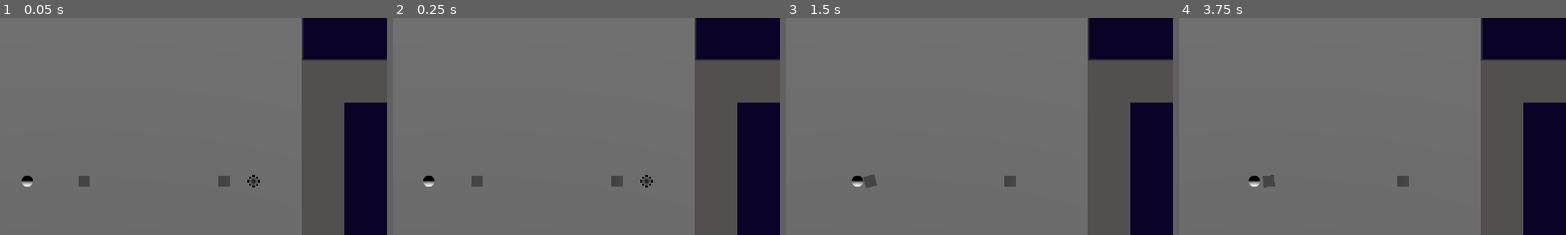
Above: before the commit, frames 1-4 (left to right).
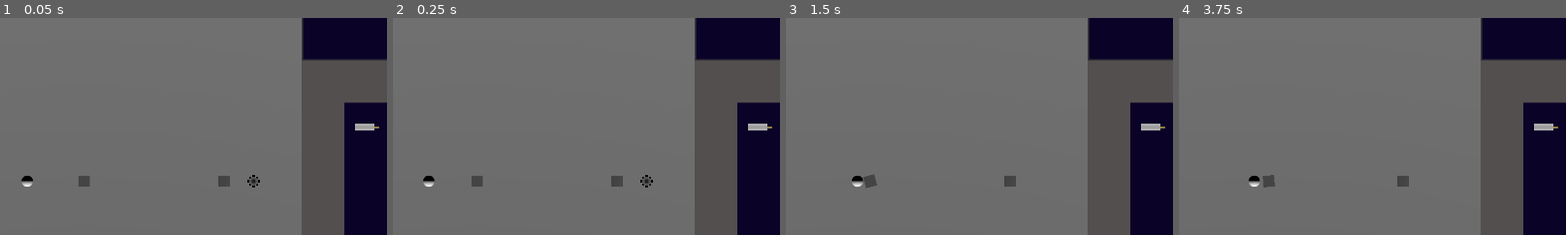
Above: after the commit, the same moments.

Repository: ponosnarassvete/space-shooter
Game: Godot game, scene res://scenes/core_scene_node.tscn
Same seed, same stepped clock (60 frames per second), same inputs: the game is played once before the commit and once after it.
Inputs (mouse positions are % of the whole screen's width and height, from its top left):
- Up to frame 1 (0.05 s): no input
- Up to frame 2 (0.25 s): no input
- Up to frame 3 (1.5 s): click (91, 17) at 0.5 s; click (97, 17) at 1.25 s
- Up to frame 4 (3.75 s): click (97, 5) at 2 s; click (91, 5) at 2.75 s; tap Enter at 3.5 s; move the mouse to (72, 45) at 3.52 s; hold D (player_right) from 3.53 s (still down); hold E (player_interact) from 3.53 s (still down); click (72, 45) at 3.67 s
The pictures show only the part of the screen within x 17-67%, y 12-62%; the shares and areas given below are measured in that part.

The runs differ from the first frame. In frame 1, 0.2% of the frame differs, in the area x 91-98%, y 48-52%; in frame 2, 0.2%; in frame 3, 0.2%; in frame 4, 0.2%.

Commit message:
wires coming together

Diff:
--- a/scenes/core_scene_node.tscn
+++ b/scenes/core_scene_node.tscn
@@ -87,21 +87,7 @@
 base = NodePath("Base_Rubbish")
 
 [node name="Base_Rubbish" parent="Interface/NinePatchRect/Puzzle/Puzzle_Test" index="0"]
-visible = false
 position = Vector2(1480, 632)
-
-[node name="Dragging_2D" parent="Interface/NinePatchRect/Puzzle/Puzzle_Test/Base_Rubbish" index="0" node_paths=PackedStringArray("interface_rect")]
-interface_rect = NodePath("../../ReferenceRect")
-
-[node name="Clamp_2D" parent="Interface/NinePatchRect/Puzzle/Puzzle_Test/Base_Rubbish" index="1" node_paths=PackedStringArray("interface_rect")]
-interface_rect = NodePath("../../ReferenceRect")
-
-[node name="ReferenceRect" type="ReferenceRect" parent="Interface/NinePatchRect/Puzzle/Puzzle_Test"]
-offset_left = 1184.0
-offset_top = 344.0
-offset_right = 1816.0
-offset_bottom = 976.0
-border_width = 2.2
 
 [node name="Menus" parent="Interface/NinePatchRect" index="2"]
 offset_right = 0.000244141
@@ -120,3 +106,4 @@
 [editable path="Interface"]
 [editable path="Interface/NinePatchRect/Puzzle/Puzzle_Test"]
 [editable path="Interface/NinePatchRect/Puzzle/Puzzle_Test/Base_Rubbish"]
+[editable path="Interface/NinePatchRect/Puzzle/Puzzle_Test/Wire"]
--- a/scenes/objects/base_rubbish.tscn
+++ b/scenes/objects/base_rubbish.tscn
@@ -1,6 +1,6 @@
 [gd_scene load_steps=4 format=3 uid="uid://cu4m2gm5eoqge"]
 
-[ext_resource type="Texture2D" uid="uid://dl1ihisy42byl" path="res://textures/ui/rubbish.png" id="1_e45g1"]
+[ext_resource type="Texture2D" uid="uid://dl1ihisy42byl" path="res://textures/puzzle/rubbish.png" id="1_e45g1"]
 [ext_resource type="Script" path="res://scripts/environment/puzzles/dragging_2d.gd" id="2_nyihe"]
 [ext_resource type="Script" path="res://scripts/environment/puzzles/clamp_2d.gd" id="3_eiuy8"]
 
--- a/scenes/objects/puzzle_test.tscn
+++ b/scenes/objects/puzzle_test.tscn
@@ -1,12 +1,33 @@
-[gd_scene load_steps=3 format=3 uid="uid://50qtdeu7u7l4"]
+[gd_scene load_steps=4 format=3 uid="uid://50qtdeu7u7l4"]
 
 [ext_resource type="Script" path="res://scripts/environment/puzzles/puzzle_test.gd" id="1_ac74t"]
 [ext_resource type="PackedScene" uid="uid://cu4m2gm5eoqge" path="res://scenes/objects/base_rubbish.tscn" id="2_iu1fb"]
+[ext_resource type="PackedScene" uid="uid://d0os6vikfl7nt" path="res://scenes/objects/wire.tscn" id="3_un02x"]
 
 [node name="Puzzle_Test" type="Node"]
 script = ExtResource("1_ac74t")
 
 [node name="Base_Rubbish" parent="." instance=ExtResource("2_iu1fb")]
 visible = false
+position = Vector2(1508, 649)
 
-[node name="Sprite2D" type="Sprite2D" parent="."]
+[node name="Clamp_2D" parent="Base_Rubbish" index="1" node_paths=PackedStringArray("interface_rect")]
+interface_rect = NodePath("../../ReferenceRect")
+
+[node name="Wire" parent="." instance=ExtResource("3_un02x")]
+position = Vector2(1244, 406)
+scale = Vector2(0.25, 0.25)
+
+[node name="Clamp_2D" parent="Wire" index="1" node_paths=PackedStringArray("interface_rect")]
+interface_rect = NodePath("../../ReferenceRect")
+
+[node name="ReferenceRect" type="ReferenceRect" parent="."]
+offset_left = 1184.0
+offset_top = 344.0
+offset_right = 1816.0
+offset_bottom = 976.0
+border_width = 2.2
+metadata/_edit_lock_ = true
+
+[editable path="Base_Rubbish"]
+[editable path="Wire"]
--- /dev/null
+++ b/scenes/objects/snap_to_target_2d.gd
@@ -0,0 +1,21 @@
+extends Node2D
+
+# Set the list of target positions
+var target_positions = []  # Store target (endpoint) positions
+
+# Called when the node enters the scene
+func _ready():
+	# Assume the nodes named "Target" are the endpoints
+	for child in get_parent().get_children():
+		if child.name == "Target":
+			target_positions.append(child.position)  # Collect target positions (endpoints)
+
+# Call this function when dragging ends (you can hook this into your reusable dragging node)
+func on_drag_end(wire_node: Node2D):
+	var snap_threshold = 20  # Distance threshold for snapping
+
+	# Check if the wire is near any target position
+	for target_pos in target_positions:
+		if wire_node.position.distance_to(target_pos) < snap_threshold:
+			wire_node.position = target_pos  # Snap the wire to the target
+			break
--- /dev/null
+++ b/scenes/objects/wire.tscn
@@ -0,0 +1,20 @@
+[gd_scene load_steps=5 format=3 uid="uid://d0os6vikfl7nt"]
+
+[ext_resource type="Texture2D" uid="uid://b7hs8oabdsa00" path="res://textures/puzzle/wire.png" id="1_e8jxw"]
+[ext_resource type="Script" path="res://scripts/environment/puzzles/dragging_2d.gd" id="2_e24ae"]
+[ext_resource type="Script" path="res://scripts/environment/puzzles/clamp_2d.gd" id="3_l43b7"]
+[ext_resource type="Script" path="res://scenes/objects/snap_to_target_2d.gd" id="4_mqmf8"]
+
+[node name="Wire" type="Sprite2D"]
+texture = ExtResource("1_e8jxw")
+
+[node name="Dragging_2D" type="Node" parent="." node_paths=PackedStringArray("sprite")]
+script = ExtResource("2_e24ae")
+sprite = NodePath("..")
+
+[node name="Clamp_2D" type="Node" parent="." node_paths=PackedStringArray("object")]
+script = ExtResource("3_l43b7")
+object = NodePath("..")
+
+[node name="Node" type="Node" parent="."]
+script = ExtResource("4_mqmf8")
--- a/scripts/environment/puzzles/dragging_2d.gd
+++ b/scripts/environment/puzzles/dragging_2d.gd
@@ -2,7 +2,6 @@
 extends Node
 
 @export var sprite: Sprite2D
-@export var interface_rect: ReferenceRect
 
 var dragging = false  # Variable to track whether we are dragging
 var offset = Vector2()  # Offset from the mouse to the sprite position when starting drag
Renamed: textures/ui/rubbish.png -> textures/puzzle/rubbish.png
Not shown, changed: textures/puzzle/rubbish.png.import
